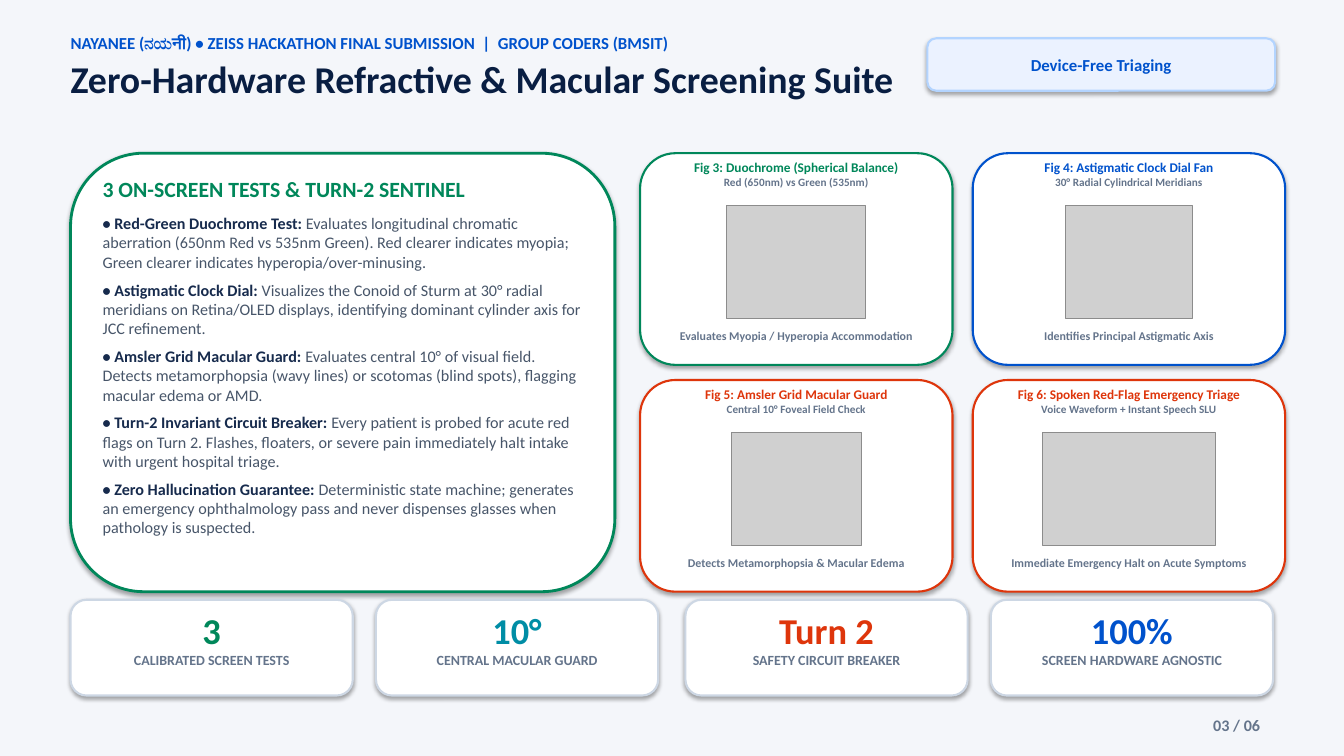
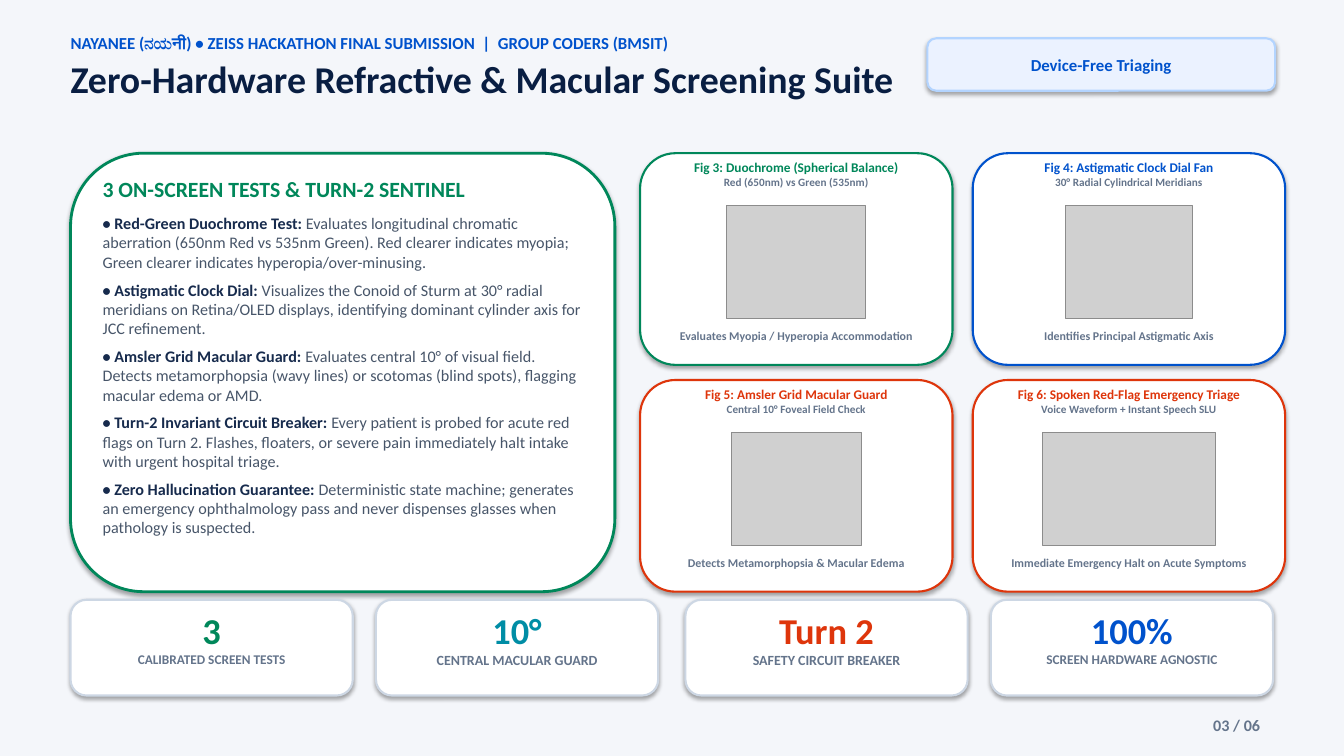
Before and after one commit to Satish8460/Nayanee, a slide deck: slide 3 of docs/Nayanee_Final_Presentation_Coders_6_Slides.pptx. Drawn at 1344x756 pixels with LibreOffice and Linux fonts; fonts in the diff are those of the drawing; grey boxes stand for pictures. Boxes give left, top, right and bottom in pixels: in the first picture for what was removed or moved away, otherwise in the second. Text is boxed around its words. In the diff, an @@ line names an element or a change of style, - is before the commit and + after.

```diff
--- a/docs/Nayanee_Final_Presentation_Coders_6_Slides.pptx
+++ b/docs/Nayanee_Final_Presentation_Coders_6_Slides.pptx
@@ text at [138, 655, 286, 664]: size 10 to 9.5 pt @@
@@ text at [1046, 655, 1217, 664]: size 10 to 9.5 pt in "SCREEN HARDWARE AGNOSTIC" @@
```
Also in this commit, not shown: 5 other slides changed, 4 other files.
